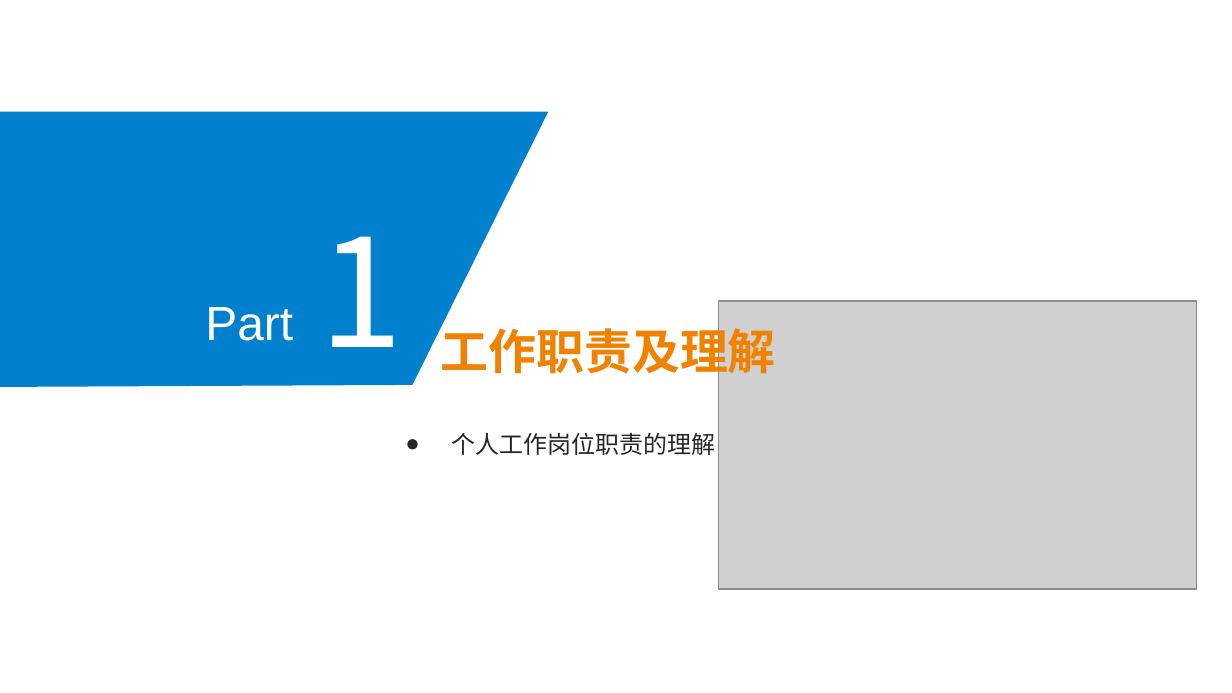
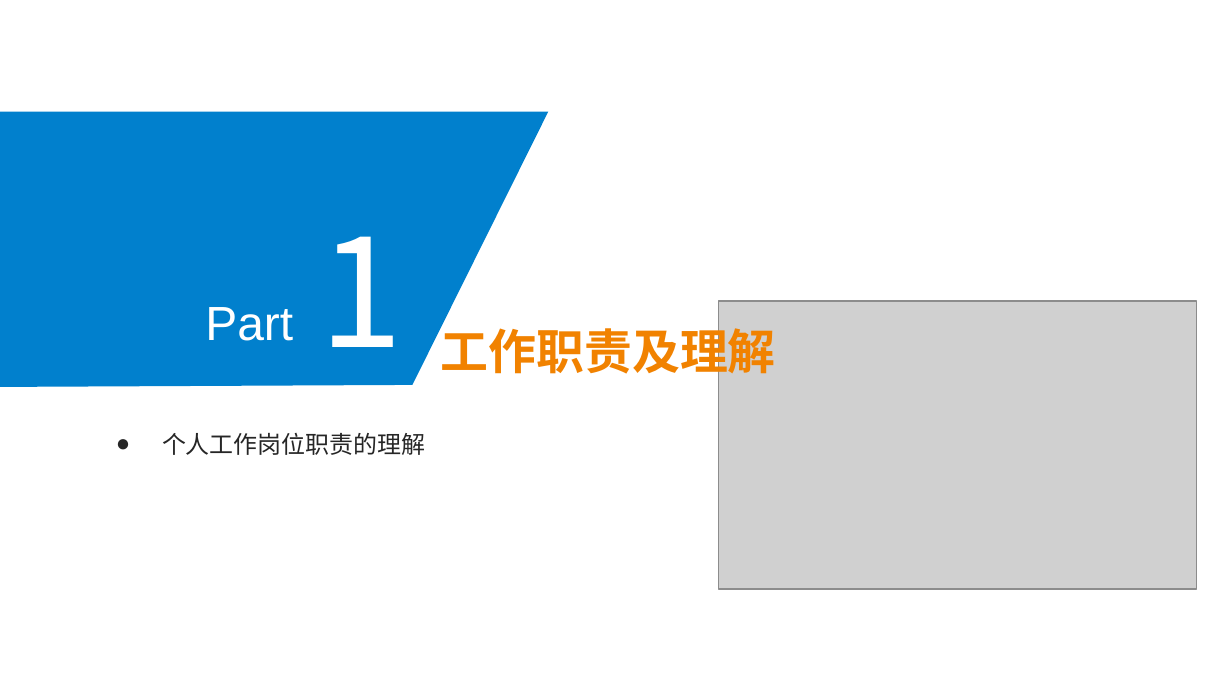
Before and after one commit to MaoLanghahaha/personal_notes, a slide deck: slide 4 of 2021校招新员工转正答辩模板.pptx. Drawn at 1232x693 pixels with LibreOffice and Linux fonts; fonts in the diff are those of the drawing; grey boxes stand for pictures; background and template pictures are left out. Boxes give left, top, right and bottom in pixels: in the first picture for what was removed or moved away, otherwise in the second. Text is boxed around its words. In the diff, an @@ line names an element or a change of style, - is before the commit and + after.

```diff
--- a/2021校招新员工转正答辩模板.pptx
+++ b/2021校招新员工转正答辩模板.pptx
@@ text "个人工作岗位职责的理解": place and size @@
-text "个人工作岗位职责的理解" at (452, 433, 716, 455)
+text "个人工作岗位职责的理解" at (162, 433, 426, 455)
```
Also in this commit, not shown: 2 other slides changed, 3 slides added, 1 slide removed.
